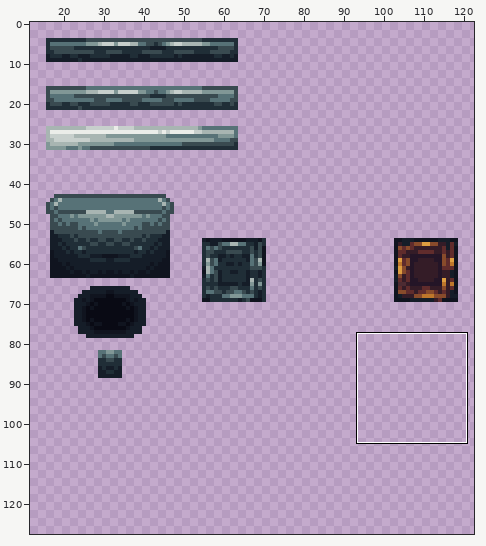
Two versions of one sprite sheet, Textures/Environment/Cauldron.png. Above: a wide view before the commit, with the close-up outlined.
Close-up. First the earlier version:
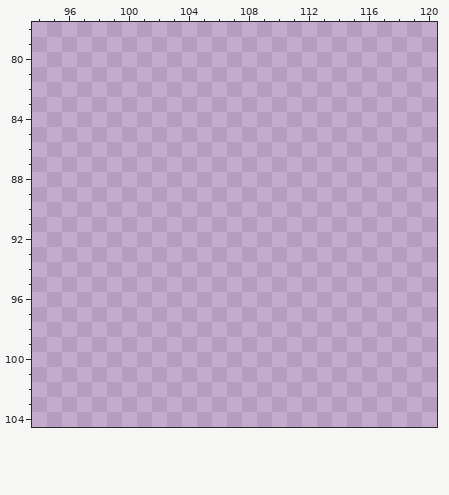
The file is 256x256 pixels. Shown: x 94..120, y 78..104. The old version is drawn lined up with the new one, on the new canvas. The wide view leaves out empty margins. The commit also changed other parts of the picture, which this record leaves out.
After:
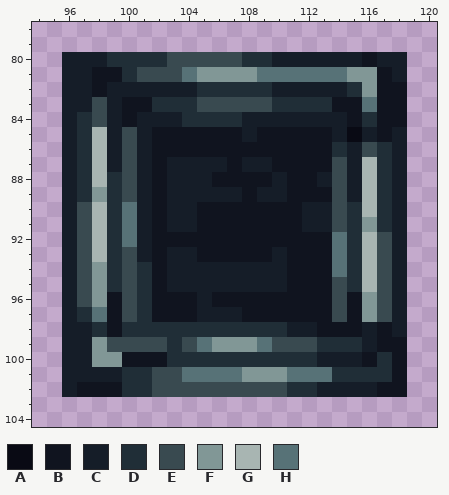
Palette (. is transparent): A #090a14  B #10141f  C #151d28  D #202e37  E #394a50  F #819796  G #a8b5b2  H #577277
The exact change:
{"change": "canvas 256x256 -> 128x128 (the part of the old canvas that was cut away was empty and is not shown)"}
{"y":80,"x":96,"old":".......................","new":"CCCDDDDEEEEEDDCCCCCCBCC"}
{"y":81,"x":96,"old":".......................","new":"CCBBDEEEHFFFFHHHHHHFFBC"}
{"y":82,"x":96,"old":".......................","new":"CCBCCCCCCDDDDDCCCCCDFBB"}
{"y":83,"x":96,"old":".......................","new":"CCECBBDDDEEEEEDDDDBBHBB"}
{"y":84,"x":96,"old":".......................","new":"CDECBCCCDDDDCCCCCCCBDBB"}
{"y":85,"x":96,"old":".......................","new":"CDGCECBBBBBBCBBBBBCACBC"}
{"y":86,"x":96,"old":".......................","new":"CDGCECBBBBBBBBBBBBDCEDC"}
{"y":87,"x":96,"old":".......................","new":"CDGCECBCCCCBCCBBBBECGDC"}
{"y":88,"x":96,"old":".......................","new":"CDGDECBCCCBBBBCBBCECGDC"}
{"y":89,"x":96,"old":".......................","new":"CDFDECBCCCCCBCCBBBECGDC"}
{"y":90,"x":96,"old":".......................","new":"CEGDHCBCCBBBBBBBCCEDGDC"}
{"y":91,"x":96,"old":".......................","new":"CEGDHCBCCBBBBBBBCCEDFDC"}
{"y":92,"x":96,"old":".......................","new":"CEGDHCBBBBBBBBBBBBHDGEC"}
{"y":93,"x":96,"old":".......................","new":"CEGDECBCCBBBBBCBBBHDGEC"}
{"y":94,"x":96,"old":".......................","new":"CEFDEDBCCCCCCCCBBBHDGEC"}
{"y":95,"x":96,"old":".......................","new":"CEFDEDBCCCCCCCCBBBEDGEC"}
{"y":96,"x":96,"old":".......................","new":"CEFBEDBBBCBBBBBBBBEBFEC"}
{"y":97,"x":96,"old":".......................","new":"CDHBEDBBBCCCBBBBBBEBFEC"}
{"y":98,"x":96,"old":".......................","new":"CCDBDDDDDDDDDDDCCBBBCBC"}
{"y":99,"x":96,"old":".......................","new":"CCFEEEEDEHFFFHEEEDDDCBB"}
{"y":100,"x":96,"old":".......................","new":"CCFFBBBDDDDDDDDDDCCCBDB"}
{"y":101,"x":96,"old":".......................","new":"CCCCDDEEHHHHFFFHHHDDDDB"}
{"y":102,"x":96,"old":".......................","new":"CBBBDDEEEEEEEEEDDCCCCBB"}
{"label":"added","picture_box":[62,52,407,397]}
